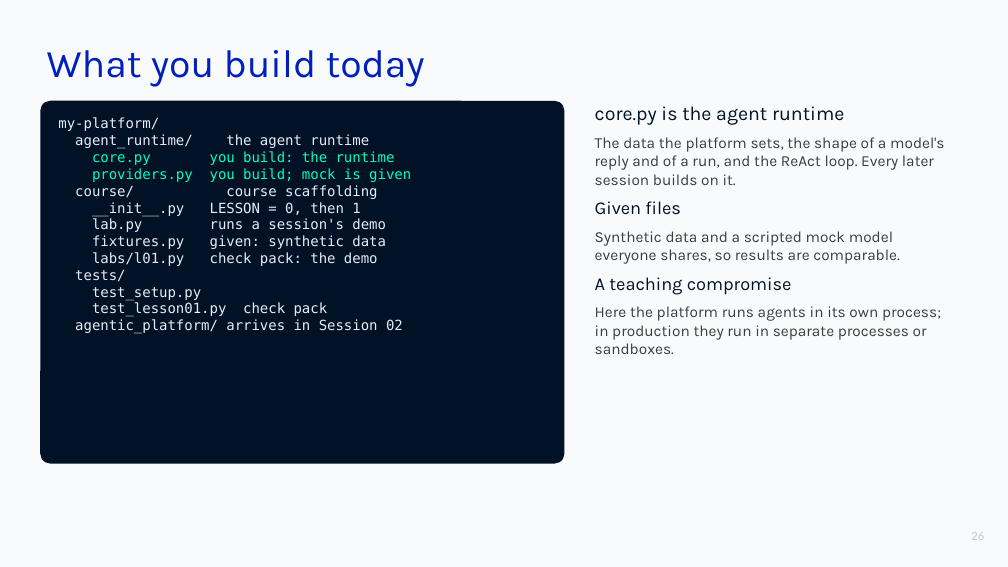
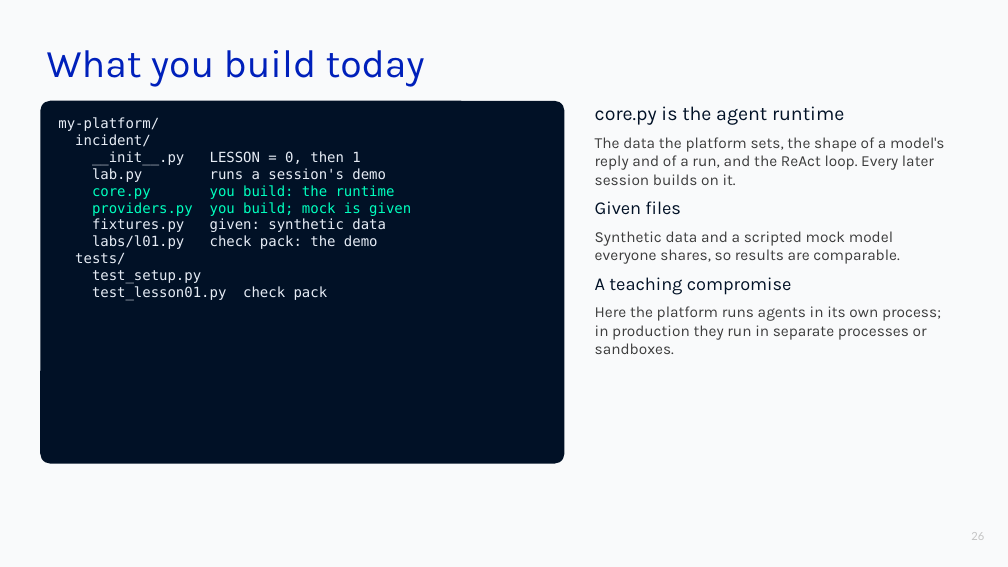
Before and after one commit to maxvpavlov/ciklum-innovate-l3-2026, a slide deck: slide 26 of L3 2026 Agentic Platform Instructor Materials/slides/01 Agent architecture and the ReAct runtime.pptx. Drawn at 1008x567 pixels with LibreOffice and Linux fonts; fonts in the diff are those of the drawing; background and template pictures are left out. Boxes give left, top, right and bottom in pixels: in the first picture for what was removed or moved away, otherwise in the second. Text is boxed around its words. In the diff, an @@ line names an element or a change of style, - is before the commit and + after.

```diff
--- a/L3 2026 Agentic Platform Instructor Materials/slides/01 Agent architecture and the ReAct runtime.pptx
+++ b/L3 2026 Agentic Platform Instructor Materials/slides/01 Agent architecture and the ReAct runtime.pptx
@@ text at [75,134,386,182]: text changed @@
-agent_runtime/ the agent runtime
+incident/
+__init__.py LESSON = 0, then 1
+lab.py runs a session's demo
@@ text at [75,185,386,232]: paragraphs removed @@
-course/ course scaffolding
-__init__.py LESSON = 0, then 1
-lab.py runs a session's demo
@@ text at [75,319,403,334]: paragraph removed @@
-agentic_platform/ arrives in Session 02
```
Also in this commit, not shown: 44 other files.
